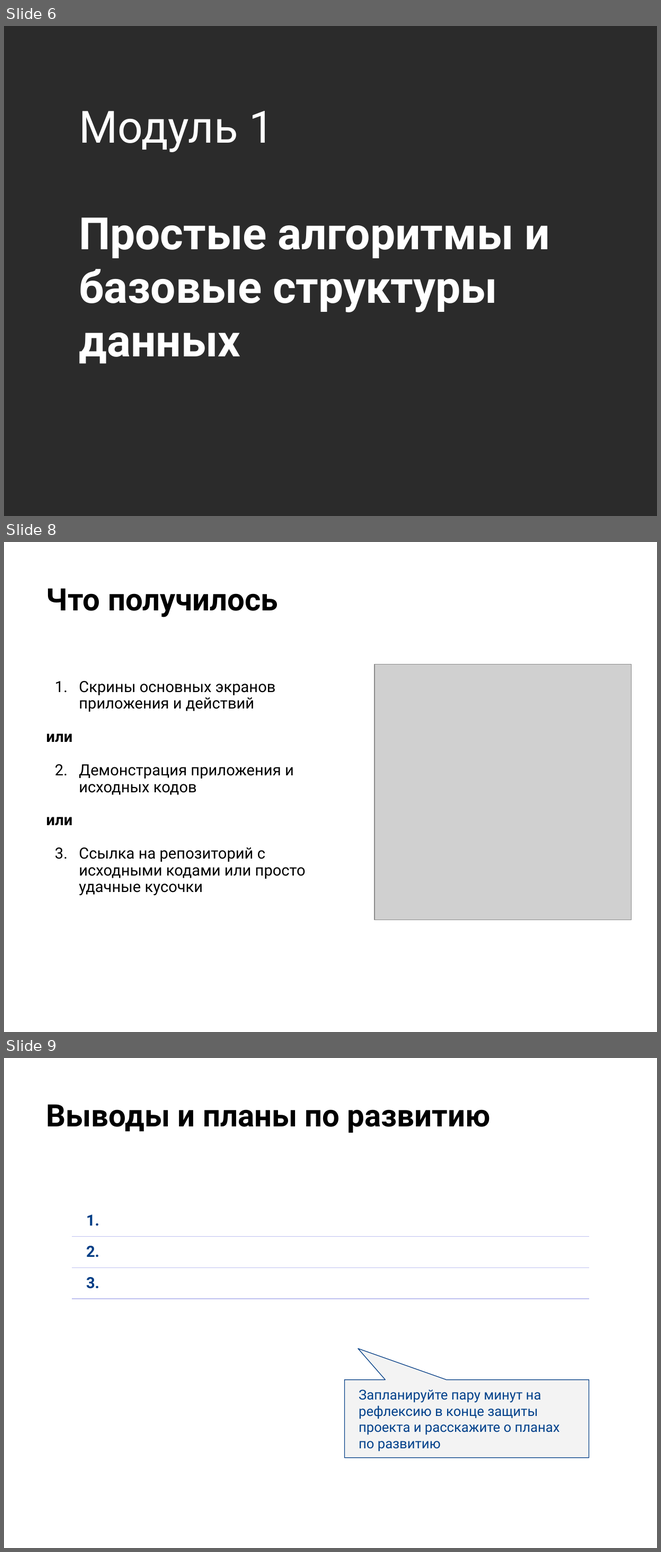
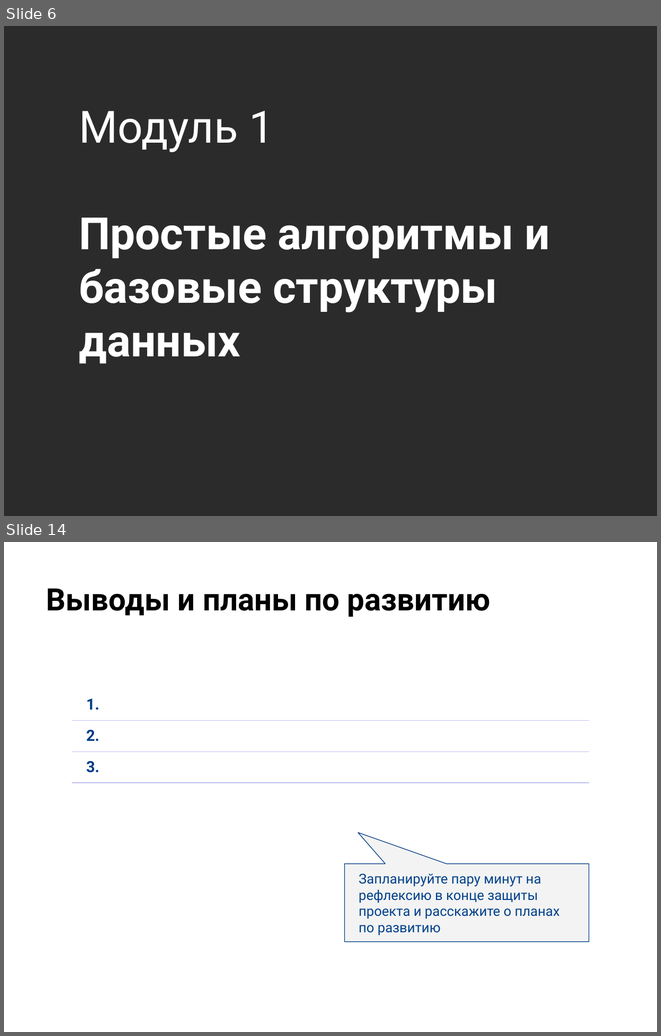
Before and after one commit to KateKorotkova/Otus.ProjectWork, a slide deck: Otus.ProjectWork.pptx. Shown one above the other, each under a label of ours: slides 6, 8 and 9 before the commit, slides 6 and 14 after it; the slides between them are not shown. The pictures are 661x1552 and 661x1036 pixels, drawn with LibreOffice and Linux fonts; fonts in the diff are those of the drawing; grey boxes stand for pictures; background and template pictures are left out; a plain dark background stands for a picture behind light text. Boxes give left, top, right and bottom in pixels: in the first picture for what was removed or moved away, otherwise in the second. Text is boxed around its words. In the diff, an @@ line names an element or a change of style, - is before the commit and + after.

```diff
--- a/Otus.ProjectWork.pptx
+++ b/Otus.ProjectWork.pptx
@@ slide 8 removed at (x1=4, y1=542, x2=657, y2=1032), background picture (left out) @@
@@ title removed at (x1=46, y1=588, x2=278, y2=617) @@
-Что получилось
@@ picture removed at (x1=374, y1=664, x2=631, y2=919) @@
@@ text removed at (x1=46, y1=681, x2=306, y2=895) @@
-1. Скрины основных экранов приложения и действий
-или
-1. Демонстрация приложения и исходных кодов
-или
-1. Ссылка на репозиторий с исходными кодами или просто удачные кусочки
@@ what was slide 9 is now slide 14 @@
```
Also in this commit, not shown: 7 slides added, 1 other slide removed, 5 other files.
